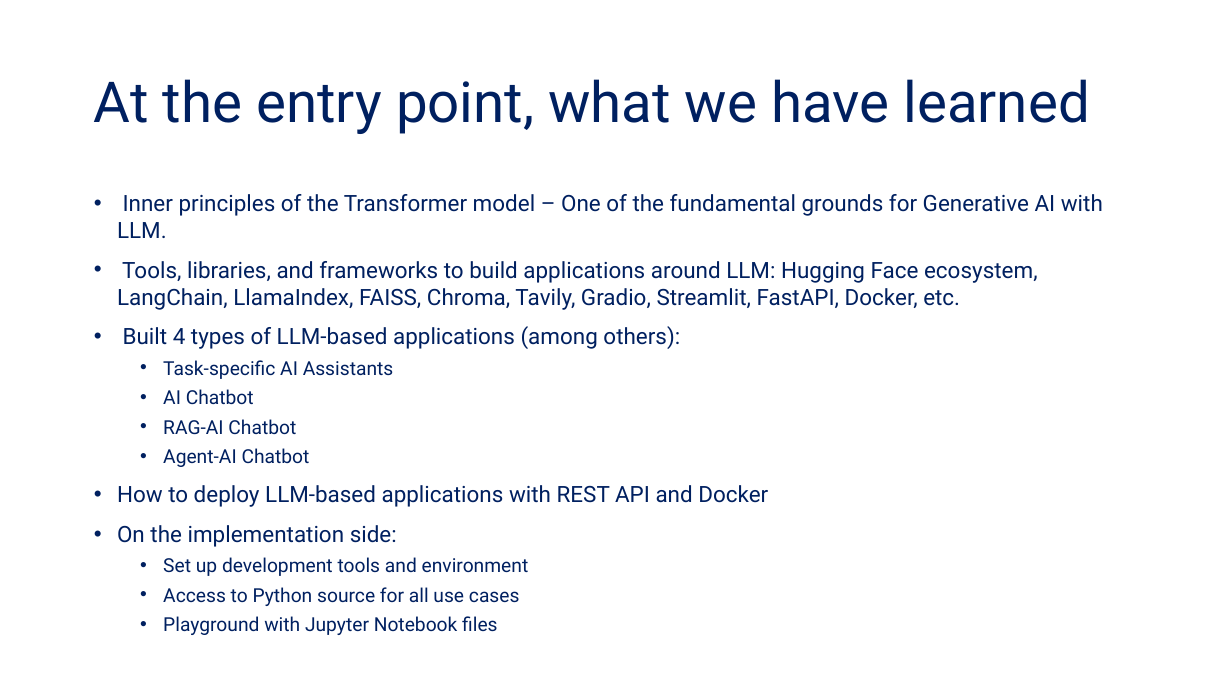
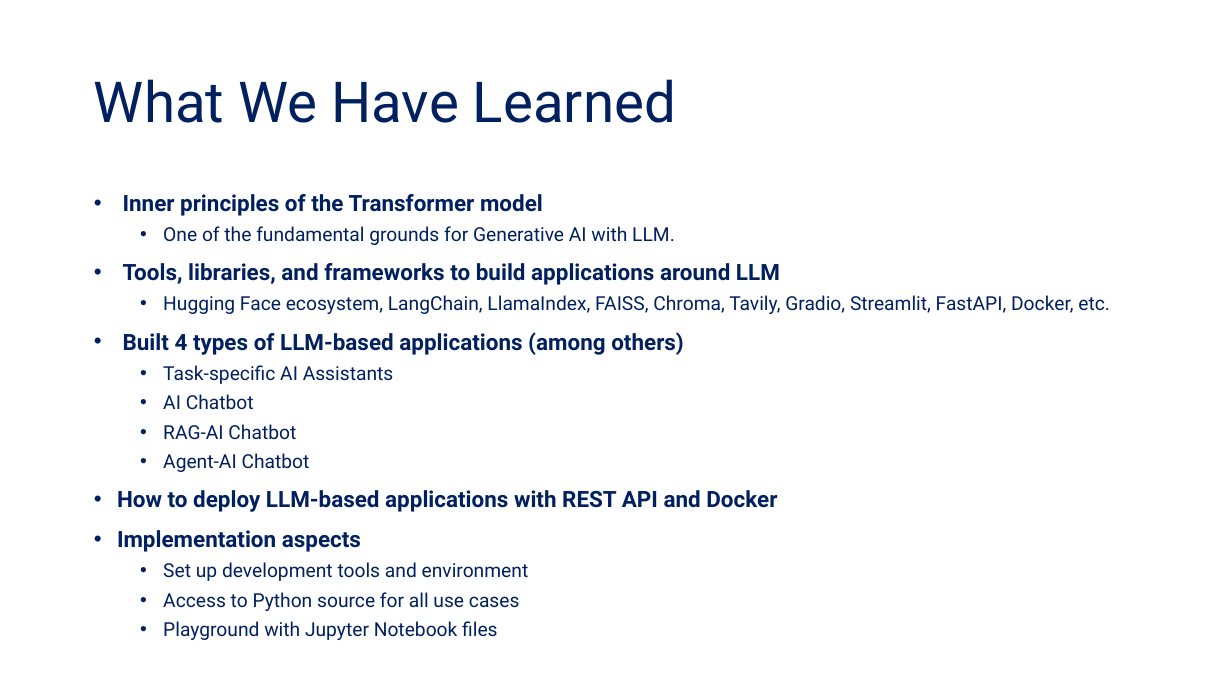
Before and after one commit to tanquangduong/transformer-pt, a slide deck: slide 2 of presentation/Transformer_Udemy/Udemy_P8_1_What we have learned.pptx. Drawn at 1232x693 pixels with LibreOffice and Linux fonts; fonts in the diff are those of the drawing. Boxes give left, top, right and bottom in pixels: in the first picture for what was removed or moved away, otherwise in the second. Text is boxed around its words. In the diff, an @@ line names an element or a change of style, - is before the commit and + after.

```diff
--- a/presentation/Transformer_Udemy/Udemy_P8_1_What we have learned.pptx
+++ b/presentation/Transformer_Udemy/Udemy_P8_1_What we have learned.pptx
@@ title at bbox=[94, 79, 676, 123]: text changed @@
-At the entry point, what we have learned
+What We Have Learned
@@ text at bbox=[123, 194, 1110, 355]: text changed; size 17.5 to 15 pt @@
-• Inner principles of the Transformer model – One of the fundamental grounds for Generative AI with LLM.
-• Tools, libraries, and frameworks to build applications around LLM: Hugging Face ecosystem, LangChain, LlamaIndex, FAISS, Chroma, Tavily, Gradio, Streamlit, FastAPI, Docker, etc.
-• Built 4 types of LLM-based applications (among others):
+• Inner principles of the Transformer model
+  • One of the fundamental grounds for Generative AI with LLM.
+• Tools, libraries, and frameworks to build applications around LLM
+  • Hugging Face ecosystem, LangChain, LlamaIndex, FAISS, Chroma, Tavily, Gradio, Streamlit, FastAPI, Docker, etc.
+• Built 4 types of LLM-based applications (among others)
@@ text at bbox=[117, 490, 777, 512]: bold on in "How to deploy LLM-based applications with REST ..." @@
@@ text at bbox=[117, 530, 361, 552]: text changed; bold on @@
-• On the implementation side:
+• Implementation aspects
```
Also in this commit, not shown: 1 other slide changed, 5 other files.
